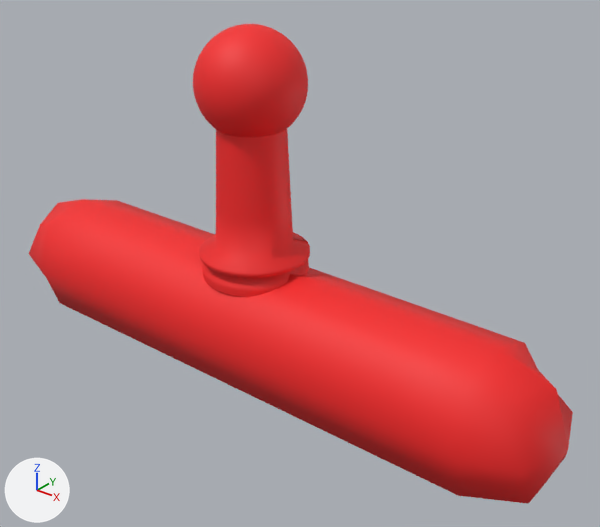
A saved change to the COLLADA model models/redBrush.dae.
Rendered twice from a camera (50 mm lens) standing at (0.0948, -0.1049, 0.0702) and looking at (0.0093, 0.002, 0.0039). Every picture has the same lights, and +X, +Y and +Z are marked at lower left. Where no turn or scale is listed for an object, it has been applied to the vertices.
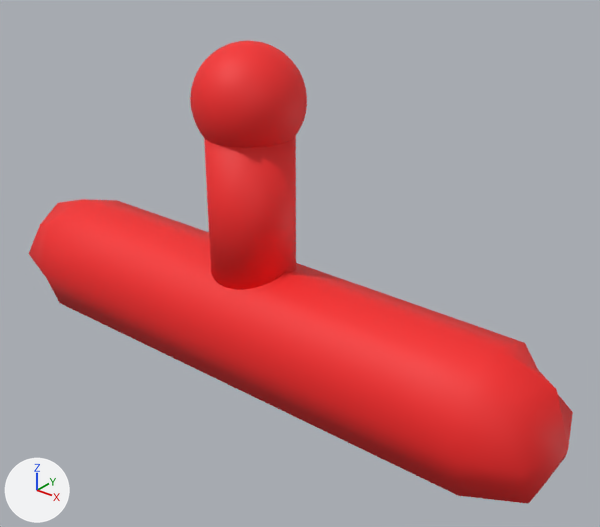
The newer file is also turned or shifted as a whole; pictures and numbers use the older file's frame.

Boxes (x1, y1, x2, y2) around the edits, measured in the pictures (600 x 527 px):
'Circle_001', deleted (red): before (193, 24, 310, 297)
'Cylinder', added (red): after (204, 136, 296, 290)
'Sphere', added (red): after (190, 41, 307, 148)

The change, as a diff of the scene's bpy script:
```diff
--- a/models/redBrush.dae.py
+++ b/models/redBrush.dae.py
@@ me_cylinder_geometry @@
+me_cylinder_geometry.from_pydata(...)  # 102 vertices, 150 faces; spans x -0.008..0.008, y -0.008..0.008, z -0.015..0.015
+me_cylinder_geometry.materials.append(mat_material_001)  # red #f72626
@@ me_sphere_001 @@
+me_sphere_001.from_pydata(...)  # 1570 vertices, 1600 faces; spans x -0.01..0.01, y -0.01..0.01, z -0.01..0.01
+me_sphere_001.materials.append(mat_material_001)  # red #f72626
@@ ob_circle_001 @@
-ob_circle_001 = bpy.data.objects.new('Circle_001', me_circle_001_geometry)
-ob_circle_001.location = (0.0, 0.0, 0.0)
@@ ob_cylinder @@
+ob_cylinder = bpy.data.objects.new('Cylinder', me_cylinder_geometry)
+ob_cylinder.location = (-0.0002, -0.0002, 0.0122)
@@ ob_sphere @@
+ob_sphere = bpy.data.objects.new('Sphere', me_sphere_001)
+ob_sphere.location = (-0.0003, -0.0001, 0.0329)
```
